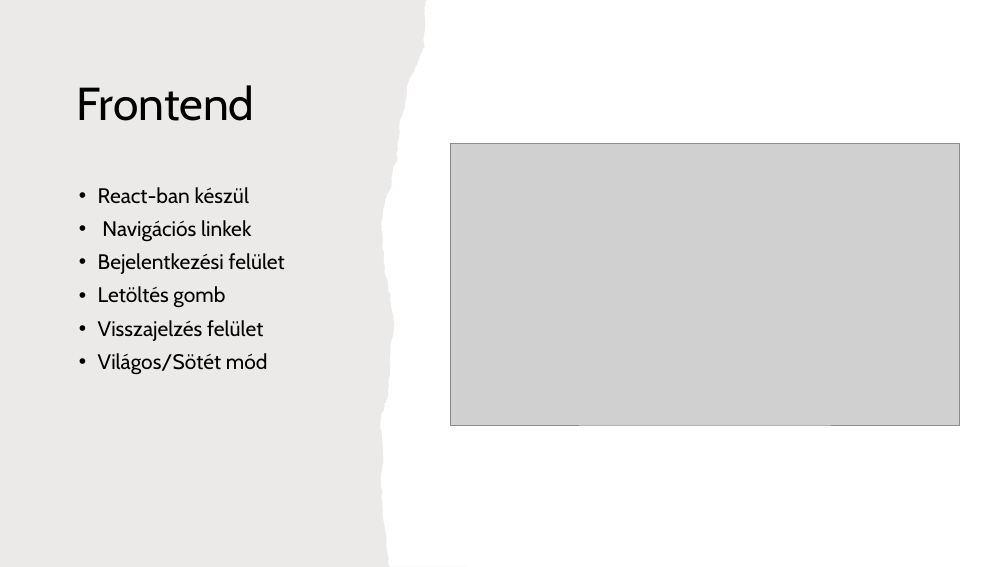
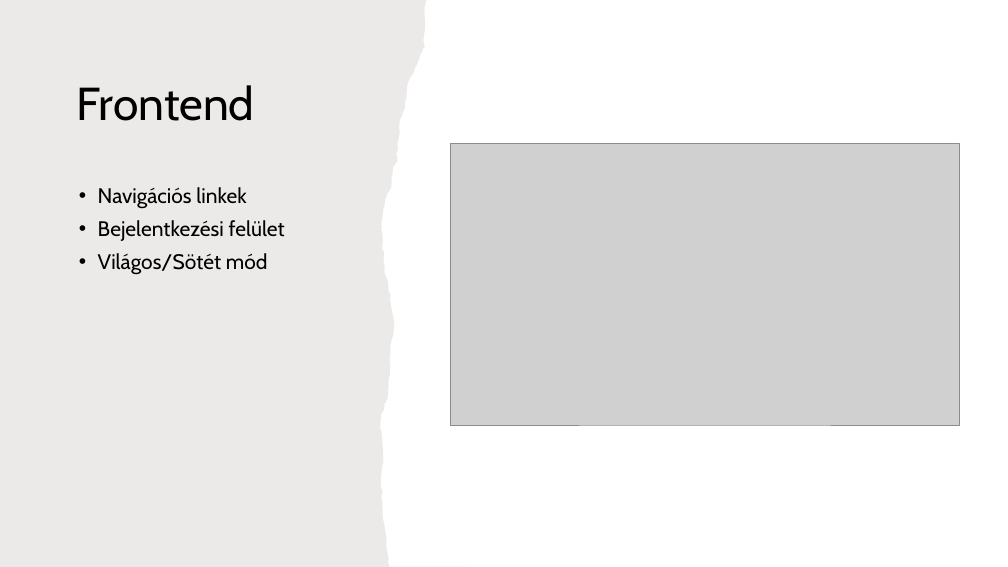
Before and after one commit to szollosyi/BeeHealthy, a slide deck: slide 2 of ppt.pptx. Drawn at 1008x567 pixels with LibreOffice and Linux fonts; fonts in the diff are those of the drawing; grey boxes stand for pictures. Boxes give left, top, right and bottom in pixels: in the first picture for what was removed or moved away, otherwise in the second. Text is boxed around its words. In the diff, an @@ line names an element or a change of style, - is before the commit and + after.

```diff
--- a/ppt.pptx
+++ b/ppt.pptx
@@ text at (98, 187, 249, 204): paragraph removed @@
-• React-ban készül
@@ text at (98, 286, 263, 341): paragraphs removed @@
-• Letöltés gomb
-• Visszajelzés felület
```
Also in this commit, not shown: 1 other slide changed.
